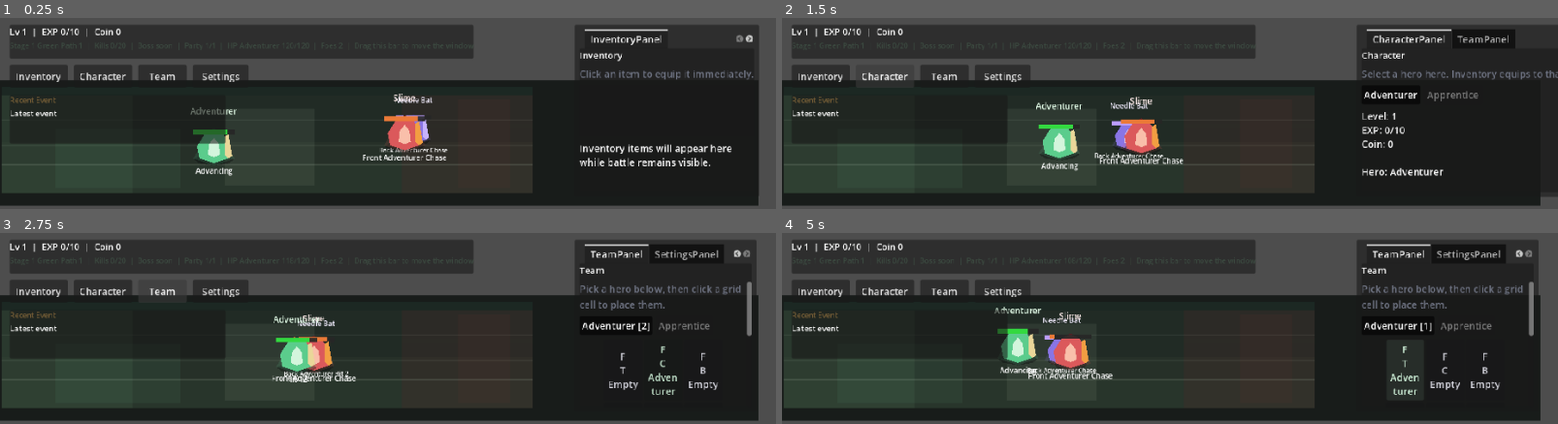
Above: before the commit, frames 1-4 (two rows, left to right).
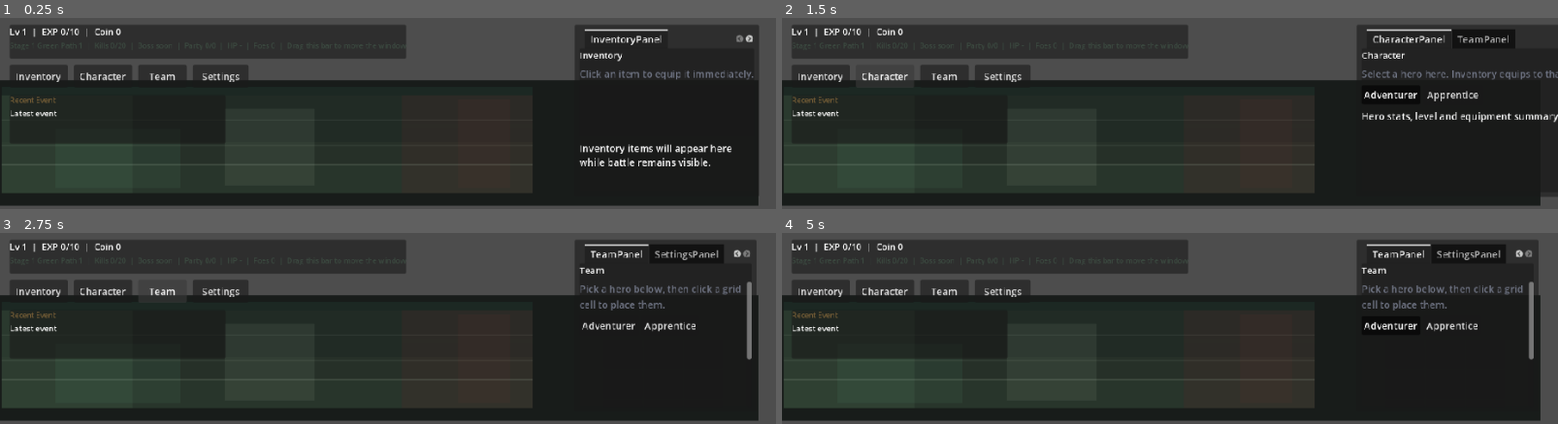
Above: after the commit, the same moments.

Repository: risky2k1/The-Journey-RPG
Game: Godot game, scene res://scenes/main/Main.tscn
The game is run twice, just before and just after one commit, with the same random seed, the same clock (stepped at 60 frames per second) and the same inputs.
Inputs (mouse positions are in pixels of both pictures, inside the frame that each line leads up to):
- Up to frame 1 (0.25 s): no input
- Up to frame 2 (1.5 s): click "Inventory" at 0.5 s; click "Character" at 1.25 s
- Up to frame 3 (2.75 s): click "Team" at 2 s
- Up to frame 4 (5 s): click (1395, 324) at 2.75 s, where only the run before the commit has a clickable "Adventurer [2]"; click "Adventurer [2]" (after the commit: "Adventurer") at 3.5 s; click (1402, 370) at 4.25 s, where only the run before the commit has a clickable "F T Empty"

The runs differ from the first frame. In frame 1, 3.7% of the frame differs, in the area x 24-61%, y 3-83%; in frame 2, 5.0%, in the area x 32-100%, y 3-83%; in frame 3, 4.0%; in frame 4, 4.5%.
Error after the commit: Parse Error: Could not find type "LootTableData" in the current scope. (res://scripts/managers/loot_manager.gd:353)

Commit message:
feat: Update stage configurations by removing clear reward experience and coin; enhance loot management with new loot table integration

Diff:
--- a/the-journey-rpg/resources/stages/stage_001.tres
+++ b/the-journey-rpg/resources/stages/stage_001.tres
@@ -14,5 +14,3 @@
 spawn_profile_id = &"spawn_basic"
 reward_profile_id = &"reward_basic"
 next_stage_id = &"stage_002"
-clear_reward_exp = 6
-clear_reward_coin = 4
--- a/the-journey-rpg/resources/stages/stage_002.tres
+++ b/the-journey-rpg/resources/stages/stage_002.tres
@@ -14,5 +14,3 @@
 spawn_profile_id = &"spawn_swarm"
 reward_profile_id = &"reward_green_path_2"
 next_stage_id = &"stage_003"
-clear_reward_exp = 10
-clear_reward_coin = 6
--- a/the-journey-rpg/resources/stages/stage_003.tres
+++ b/the-journey-rpg/resources/stages/stage_003.tres
@@ -14,5 +14,3 @@
 spawn_profile_id = &"spawn_thorn_crossing"
 reward_profile_id = &"reward_thorn_crossing"
 next_stage_id = &"stage_001"
-clear_reward_exp = 16
-clear_reward_coin = 10
--- a/the-journey-rpg/scripts/app/data_registry.gd
+++ b/the-journey-rpg/scripts/app/data_registry.gd
@@ -9,6 +9,7 @@
 const TEAM_SLOT_DATA_DIR := "res://resources/team_slots"
 const SPAWN_PROFILE_DATA_DIR := "res://resources/spawn_profiles"
 const REWARD_PROFILE_DATA_DIR := "res://resources/reward_profiles"
+const LOOT_TABLE_DATA_DIR := "res://resources/loot_tables"
 
 var heroes: Dictionary[StringName, Resource] = {}
 var enemies: Dictionary[StringName, Resource] = {}
@@ -17,6 +18,7 @@
 var team_slots: Dictionary[StringName, Resource] = {}
 var spawn_profiles: Dictionary[StringName, Resource] = {}
 var reward_profiles: Dictionary[StringName, Resource] = {}
+var loot_tables: Dictionary[StringName, Resource] = {}
 
 
 func _ready() -> void:
@@ -27,6 +29,7 @@
 	team_slots = _load_resources(TEAM_SLOT_DATA_DIR)
 	spawn_profiles = _load_resources(SPAWN_PROFILE_DATA_DIR)
 	reward_profiles = _load_resources(REWARD_PROFILE_DATA_DIR)
+	loot_tables = _load_resources(LOOT_TABLE_DATA_DIR)
 
 
 func get_hero_data(id: StringName) -> Resource:
@@ -57,6 +60,10 @@
 	return reward_profiles.get(id)
 
 
+func get_loot_table_data(id: StringName) -> Resource:
+	return loot_tables.get(id)
+
+
 func _load_resources(directory: String) -> Dictionary[StringName, Resource]:
 	var result: Dictionary[StringName, Resource] = {}
 	var dir := DirAccess.open(directory)
--- a/the-journey-rpg/scripts/managers/battle_manager.gd
+++ b/the-journey-rpg/scripts/managers/battle_manager.gd
@@ -48,6 +48,7 @@
 var progression_manager: ProgressionManager
 var team_manager: TeamManager
 var data_registry: DataRegistry
+const HERO_RESPAWN_DELAY := 10.0
 
 
 func _ready() -> void:
@@ -62,7 +63,7 @@
 	if team_manager != null:
 		team_manager.team_changed.connect(_on_team_changed)
 	_apply_stage_data()
-	_sync_hero_party()
+	_sync_hero_party(true)
 	_spawn_enemy()
 	_emit_event("%s begins" % _current_stage_title())
 	_emit_status()
@@ -165,7 +166,7 @@
 		hero_respawn_timers[timer_key] = timer_value
 		if is_zero_approx(timer_value):
 			hero_unit.revive()
-			hero_unit.global_position = _hero_spawn_position(hero_unit.formation_slot_index)
+			hero_unit.set_state_text("Revived")
 
 
 func _process_heroes(delta: float) -> void:
@@ -220,8 +221,11 @@
 			enemy.set_state_text(_enemy_target_state_text(enemy, hero_target, "Hit %d" % enemy.attack))
 
 			if not hero_target.is_alive():
-				hero_respawn_timers[str(hero_target.unit_id)] = 2.0
-				hero_target.set_state_text("Respawn 2s")
+				hero_respawn_timers[str(hero_target.unit_id)] = HERO_RESPAWN_DELAY
+				hero_target.set_state_text("Respawn %ds" % int(HERO_RESPAWN_DELAY))
+				if _are_all_heroes_defeated():
+					_handle_party_wipe()
+					return
 
 
 func _move_towards(unit: BattleUnit, target_position: Vector2, delta: float) -> void:
@@ -351,8 +355,9 @@
 func _complete_stage() -> void:
 	var completed_stage: StageData = _current_stage_data()
 	var completed_stage_title: String = _stage_title_from_data(completed_stage)
-	if progression_manager != null and completed_stage != null:
-		progression_manager.grant_rewards(completed_stage.clear_reward_exp, completed_stage.clear_reward_coin)
+	var reward_profile: RewardProfileData = _current_reward_profile()
+	if progression_manager != null and reward_profile != null:
+		progression_manager.grant_rewards(reward_profile.clear_reward_exp, reward_profile.clear_reward_coin)
 
 	var next_stage_id: StringName = _next_stage_id(completed_stage)
 	battle_state.current_stage_id = next_stage_id
@@ -361,6 +366,8 @@
 	battle_state.boss_defeated = false
 	enemy_respawn_queue.clear()
 	_apply_stage_data()
+	_reset_party_positions_and_state()
+	_clear_enemies()
 	_emit_event("%s cleared. %s begins" % [completed_stage_title, _current_stage_title()])
 	_spawn_enemy()
 
@@ -368,13 +375,15 @@
 func _boss_hp_bonus(is_boss: bool) -> int:
 	if not is_boss:
 		return 0
-	return (current_stage_number - 1) * 20
+	var spawn_profile: SpawnProfileData = _current_spawn_profile()
+	return (current_stage_number - 1) * spawn_profile.boss_hp_bonus_per_stage
 
 
 func _boss_attack_bonus(is_boss: bool) -> int:
 	if not is_boss:
 		return 0
-	return current_stage_number - 1
+	var spawn_profile: SpawnProfileData = _current_spawn_profile()
+	return (current_stage_number - 1) * spawn_profile.boss_attack_bonus_per_stage
 
 
 func _emit_event(event_text: String) -> void:
@@ -404,14 +413,17 @@
 
 func _reward_for_enemy(enemy_id: StringName) -> Dictionary:
 	var enemy_data: EnemyData = _enemy_data_for_id(enemy_id)
+	var reward_profile: RewardProfileData = _current_reward_profile()
+	var exp_multiplier: float = reward_profile.enemy_exp_multiplier if reward_profile != null else 1.0
+	var coin_multiplier: float = reward_profile.enemy_coin_multiplier if reward_profile != null else 1.0
 	if enemy_data != null:
 		return {
-			"exp": enemy_data.reward_exp,
-			"coin": enemy_data.reward_coin,
+			"exp": maxi(int(round(enemy_data.reward_exp * exp_multiplier)), 0),
+			"coin": maxi(int(round(enemy_data.reward_coin * coin_multiplier)), 0),
 		}
 	return {
-		"exp": SlimeEnemyDataResource.reward_exp,
-		"coin": SlimeEnemyDataResource.reward_coin,
+		"exp": maxi(int(round(SlimeEnemyDataResource.reward_exp * exp_multiplier)), 0),
+		"coin": maxi(int(round(SlimeEnemyDataResource.reward_coin * coin_multiplier)), 0),
 	}
 
 
@@ -440,7 +452,7 @@
 
 	_clear_enemies()
 	enemy_respawn_queue.clear()
-	_sync_hero_party()
+	_sync_hero_party(true)
 
 	if battle_state.boss_spawned and not battle_state.boss_defeated:
 		_spawn_boss()
@@ -464,21 +476,29 @@
 	_emit_status()
 
 
-func _sync_hero_party() -> void:
+func _sync_hero_party(reset_positions: bool = false) -> void:
 	var active_formation: Array[Dictionary] = _get_active_formation()
 	var desired_hero_ids: Array[StringName] = []
 	for formation_entry in active_formation:
 		var hero_id: StringName = StringName(formation_entry.get("hero_id", &""))
 		desired_hero_ids.append(hero_id)
+		var slot_index: int = int(formation_entry.get("slot_index", 1))
+		var row_index: int = int(formation_entry.get("row_index", 0))
+		var column_index: int = int(formation_entry.get("column_index", 1))
 		var hero_unit: BattleUnit = hero_units_by_id.get(hero_id) as BattleUnit
+		var should_reset_unit_position: bool = false
 		if hero_unit == null or not is_instance_valid(hero_unit):
 			_spawn_hero_for_entry(formation_entry)
 			hero_unit = hero_units_by_id.get(hero_id) as BattleUnit
+			should_reset_unit_position = true
 		if hero_unit != null and is_instance_valid(hero_unit):
-			hero_unit.formation_slot_index = int(formation_entry.get("slot_index", 1))
-			hero_unit.formation_row_index = int(formation_entry.get("row_index", 0))
-			hero_unit.formation_column_index = int(formation_entry.get("column_index", 1))
-			hero_unit.global_position = _hero_spawn_position(hero_unit.formation_slot_index)
+			if hero_unit.formation_slot_index != slot_index:
+				should_reset_unit_position = true
+			hero_unit.formation_slot_index = slot_index
+			hero_unit.formation_row_index = row_index
+			hero_unit.formation_column_index = column_index
+			if reset_positions or should_reset_unit_position:
+				hero_unit.global_position = _hero_spawn_position(hero_unit.formation_slot_index)
 
 	var units_to_remove: Array[BattleUnit] = []
 	for hero_unit in hero_units:
@@ -505,7 +525,13 @@
 
 
 func _spawn_normal_enemy_pack() -> void:
-	for enemy_data in _current_stage_enemy_pool():
+	var enemy_pool: Array[EnemyData] = _current_stage_enemy_pool()
+	if enemy_pool.is_empty():
+		return
+
+	var spawn_profile: SpawnProfileData = _current_spawn_profile()
+	for pack_index in range(maxi(spawn_profile.pack_size, 1)):
+		var enemy_data: EnemyData = enemy_pool[pack_index % enemy_pool.size()]
 		_spawn_enemy_from_data(enemy_data, false)
 
 
@@ -541,8 +567,9 @@
 func _queue_enemy_respawn(enemy_data: EnemyData) -> void:
 	if enemy_data == null or enemy_data.is_boss:
 		return
+	var spawn_profile: SpawnProfileData = _current_spawn_profile()
 	enemy_respawn_queue.append({
-		"timer": 1.1,
+		"timer": maxf(spawn_profile.respawn_delay, 0.1),
 		"enemy_id": enemy_data.id,
 	})
 
@@ -579,6 +606,24 @@
 		if registry_stage_data != null:
 			return registry_stage_data
 	return StageDataResource
+
+
+func _current_spawn_profile() -> SpawnProfileData:
+	var stage_data: StageData = _current_stage_data()
+	if data_registry != null and stage_data != null and stage_data.spawn_profile_id != &"":
+		var registry_spawn_profile: SpawnProfileData = data_registry.get_spawn_profile_data(stage_data.spawn_profile_id) as SpawnProfileData
+		if registry_spawn_profile != null:
+			return registry_spawn_profile
+	return SpawnProfileData.new()
+
+
+func _current_reward_profile() -> RewardProfileData:
+	var stage_data: StageData = _current_stage_data()
+	if data_registry != null and stage_data != null and stage_data.reward_profile_id != &"":
+		var registry_reward_profile: RewardProfileData = data_registry.get_reward_profile_data(stage_data.reward_profile_id) as RewardProfileData
+		if registry_reward_profile != null:
+			return registry_reward_profile
+	return RewardProfileData.new()
 
 
 func _next_stage_id(current_stage_data: StageData) -> StringName:
@@ -631,3 +676,34 @@
 			"column_index": 1,
 		},
 	]
+
+
+func _are_all_heroes_defeated() -> bool:
+	var has_hero: bool = false
+	for hero_unit in hero_units:
+		if not is_instance_valid(hero_unit):
+			continue
+		has_hero = true
+		if hero_unit.is_alive():
+			return false
+	return has_hero
+
+
+func _handle_party_wipe() -> void:
+	enemy_respawn_queue.clear()
+	_clear_enemies()
+	_reset_party_positions_and_state()
+	if battle_state.boss_spawned and not battle_state.boss_defeated:
+		_spawn_boss()
+	else:
+		_spawn_enemy()
+	_emit_event("Party wiped. Formation reset")
+
+
+func _reset_party_positions_and_state() -> void:
+	for hero_unit in hero_units:
+		if not is_instance_valid(hero_unit):
+			continue
+		hero_respawn_timers[str(hero_unit.unit_id)] = 0.0
+		hero_unit.revive()
+		hero_unit.global_position = _hero_spawn_position(hero_unit.formation_slot_index)
--- a/the-journey-rpg/scripts/managers/loot_manager.gd
+++ b/the-journey-rpg/scripts/managers/loot_manager.gd
@@ -28,14 +28,17 @@
 var recent_item_names: Array[String] = []
 var inventory_items: Array[ItemData] = []
 var equipped_by_hero: Dictionary = {}
+var data_registry: DataRegistry
+
+
+func _ready() -> void:
+	data_registry = get_parent().get_node_or_null("DataRegistry")
 
 
 func roll_loot_for_enemy(enemy_id: StringName, world_position: Vector2) -> void:
-	var item: ItemData = _roll_item(enemy_id)
-	if item == null:
-		return
-
-	loot_dropped.emit(item, world_position)
+	for item in _roll_items(enemy_id):
+		if item != null:
+			loot_dropped.emit(item, world_position)
 
 
 func register_pickup(item_data: ItemData) -> void:
@@ -67,20 +70,59 @@
 	return _build_character_summary(hero_id)
 
 
-func _roll_item(enemy_id: StringName) -> ItemData:
-	if enemy_id == &"enemy_slime_king":
-		if randf() <= 0.08:
-			return _roll_weighted_item()
+func _roll_items(enemy_id: StringName) -> Array[ItemData]:
+	var loot_table: LootTableData = _loot_table_for_enemy(enemy_id)
+	if loot_table == null:
+		var fallback_item: ItemData = _roll_weighted_item_from_pool(_fallback_item_pool())
+		return [fallback_item] if fallback_item != null else []
+
+	var dropped_items: Array[ItemData] = []
+	for _roll_index in range(maxi(loot_table.rolls, 1)):
+		if randf() > loot_table.drop_chance:
+			continue
+		var item_data: ItemData = _roll_weighted_item_from_entries(loot_table.entries)
+		if item_data != null:
+			dropped_items.append(item_data)
+	return dropped_items
+
+
+func _roll_weighted_item_from_entries(entries: Array[Dictionary]) -> ItemData:
+	var total_weight: int = 0
+	for entry in entries:
+		total_weight += maxi(int(entry.get("weight", 0)), 0)
+
+	if total_weight <= 0:
 		return null
 
-	if randf() <= 0.01:
-		return _roll_weighted_item()
-
+	var roll: int = randi_range(1, total_weight)
+	var cursor: int = 0
+	for entry in entries:
+		cursor += maxi(int(entry.get("weight", 0)), 0)
+		if roll > cursor:
+			continue
+		return _item_from_id(StringName(entry.get("item_id", &"")))
 	return null
 
 
-func _roll_weighted_item() -> ItemData:
-	var item_pool: Array[ItemData] = [
+func _roll_weighted_item_from_pool(item_pool: Array[ItemData]) -> ItemData:
+	var total_weight: int = 0
+	for item_data in item_pool:
+		total_weight += item_data.drop_weight
+
+	if total_weight <= 0:
+		return null
+
+	var roll: int = randi_range(1, total_weight)
+	var cursor: int = 0
+	for item_data in item_pool:
+		cursor += item_data.drop_weight
+		if roll <= cursor:
+			return item_data
+	return item_pool[0] if not item_pool.is_empty() else null
+
+
+func _fallback_item_pool() -> Array[ItemData]:
+	return [
 		RustySwordData,
 		WornBucklerData,
 		PatchedArmorData,
@@ -89,17 +131,6 @@
 		GreenRingData,
 		CopperCharmData,
 	]
-	var total_weight: int = 0
-	for item_data in item_pool:
-		total_weight += item_data.drop_weight
-
-	var roll: int = randi_range(1, total_weight)
-	var cursor: int = 0
-	for item_data in item_pool:
-		cursor += item_data.drop_weight
-		if roll <= cursor:
-			return item_data
-	return RustySwordData
 
 
 func _build_inventory_text() -> String:
@@ -296,6 +327,10 @@
 
 
 func _item_from_id(item_id: StringName) -> ItemData:
+	if data_registry != null:
+		var registry_item_data: ItemData = data_registry.get_item_data(item_id) as ItemData
+		if registry_item_data != null:
+			return registry_item_data
 	match item_id:
 		&"item_copper_charm":
 			return CopperCharmData
@@ -315,6 +350,17 @@
 			return null
 
 
+func _loot_table_for_enemy(enemy_id: StringName) -> LootTableData:
+	if data_registry == null:
+		return null
+
+	var enemy_data: EnemyData = data_registry.get_enemy_data(enemy_id) as EnemyData
+	if enemy_data == null or enemy_data.loot_table_id == &"":
+		return null
+
+	return data_registry.get_loot_table_data(enemy_data.loot_table_id) as LootTableData
+
+
 func _normalize_slot_type(slot_type: StringName) -> StringName:
 	if slot_type == &"accessory":
 		return &"ring"
